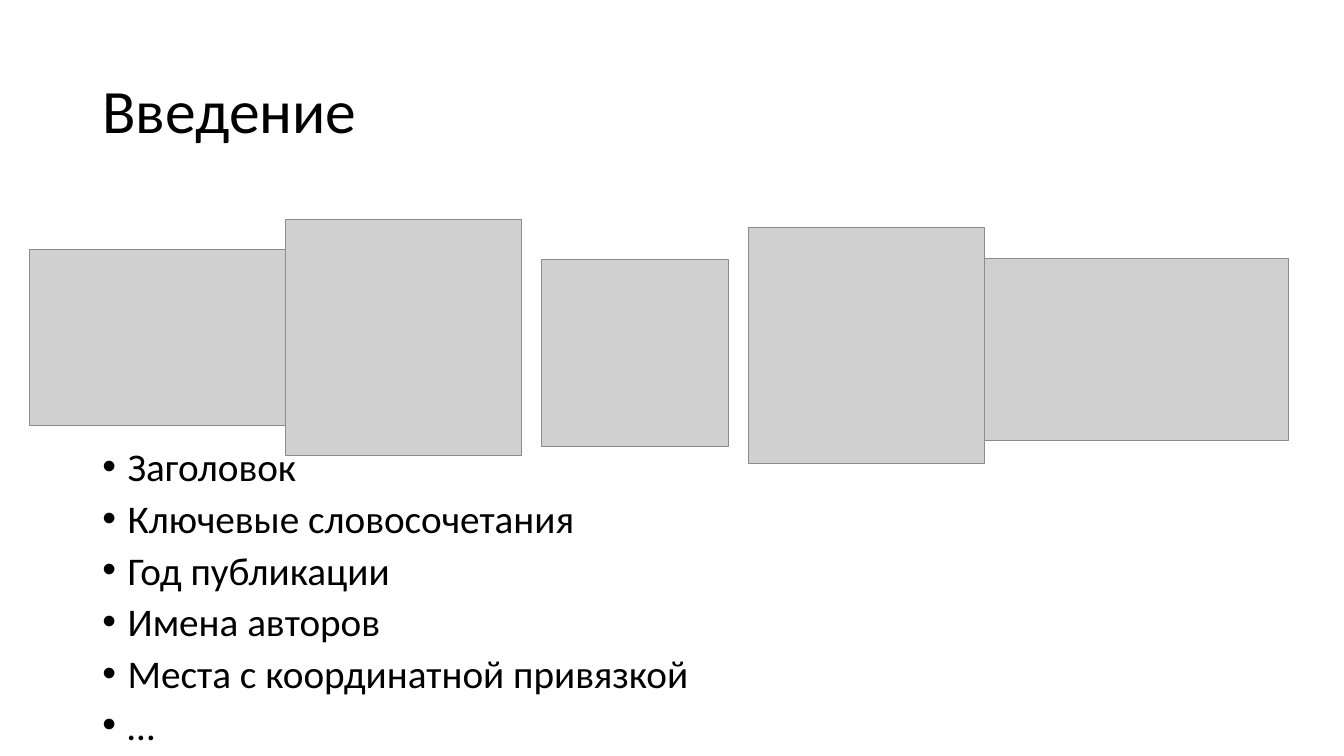
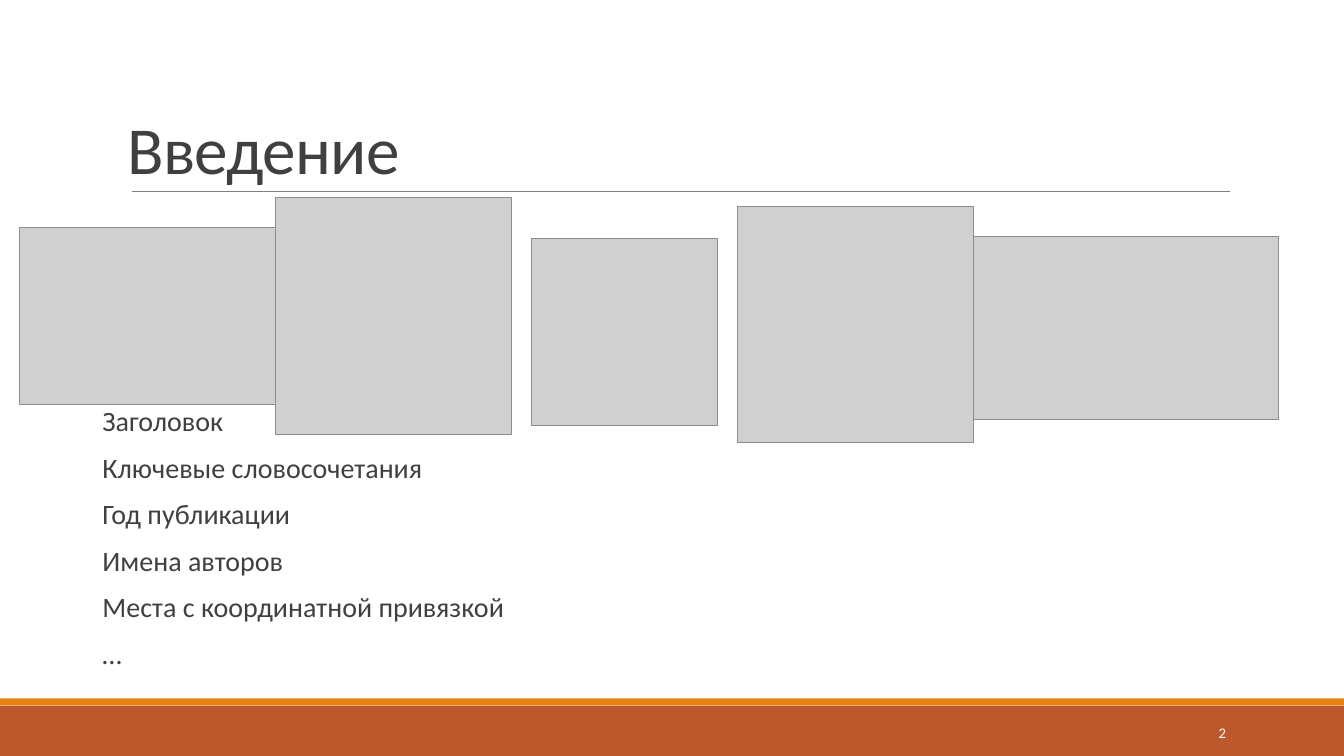
Before and after one commit to J-CITY/METADATA-EXTRACTOR, a slide deck: slide 2 of report.pptx. Drawn at 1344x756 pixels with LibreOffice and Linux fonts; fonts in the diff are those of the drawing; grey boxes stand for pictures. Boxes give left, top, right and bottom in pixels: in the first picture for what was removed or moved away, otherwise in the second. Text is boxed around its words. In the diff, an @@ line names an element or a change of style, - is before the commit and + after.

```diff
--- a/report.pptx
+++ b/report.pptx
@@ title "Введение" moved from (x1=102, y1=93, x2=356, y2=143) to (x1=128, y1=131, x2=400, y2=185) @@
@@ title "Введение" at (x1=128, y1=131, x2=400, y2=185): size 44 to 48 pt, text colour #000000 to #404040, letter spacing 0 to -0.5 pt; line spacing 0.9 to 0.85; vertical alignment middle to bottom @@
@@ line added from (132, 192) to (1231, 192), #808080 0.5 pt @@
@@ 5 pictures moved together from (x1=30, y1=219, x2=1290, y2=464) to (x1=19, y1=198, x2=1278, y2=442) @@
@@ text "Заголовок" moved from (x1=128, y1=449, x2=688, y2=695) to (x1=102, y1=413, x2=504, y2=622) @@
@@ text "Заголовок" at (x1=102, y1=413, x2=504, y2=622): size 28 to 20 pt, text colour #000000 to #404040; bullet • to  ; more space between paragraphs @@
@@ rectangle added at (x1=0, y1=706, x2=1344, y2=756), fill #BD582C @@
@@ rectangle added at (x1=0, y1=699, x2=1344, y2=706), fill #E48312 @@
@@ page number added at (x1=1219, y1=728, x2=1226, y2=738), 10.5 pt, text #FFFFFF @@
+2
```
Also in this commit, not shown: 2 other slides changed, 2 slides added, 1 slide removed, 1 other file.
